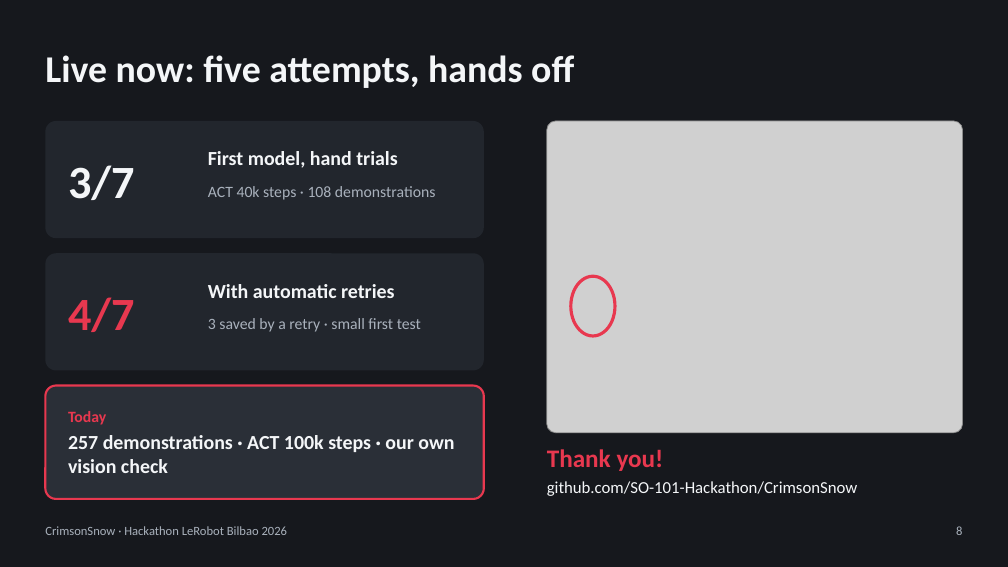
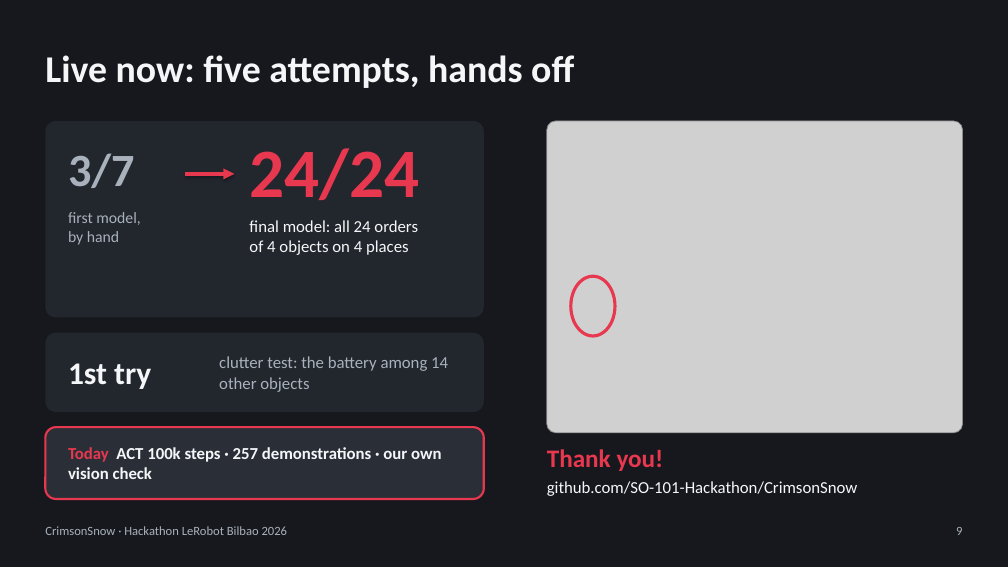
Before and after one commit to SO-101-Hackathon/CrimsonSnow, a slide deck: slide 9 of docs/presentation/CrimsonSnow-pitch.pptx (slide 8 before the commit). Drawn at 1008x567 pixels with LibreOffice and Linux fonts; fonts in the diff are those of the drawing; grey boxes stand for pictures. Boxes give left, top, right and bottom in pixels: in the first picture for what was removed or moved away, otherwise in the second. Text is boxed around its words. In the diff, an @@ line names an element or a change of style, - is before the commit and + after.

Commit message:
Record the whole test on video, clutter test, judges' video, test pages
- so demo / so try --record-video and the panel's "Record the full test"
  switch: overhead + wrist camera with the status on top, one H.264 file
  per session (sokit/demo.py, panel.py, panel.html, tests/test_video.py)
- Pitch deck: clutter test slide (battery among 14 other objects, first
  try) and 3/7 -> 24/24 on all arrangements
- 1-minute video for the judges, English and Spanish (--lang es):
  docs/presentation/build_video.py, Blender intro (intro.blend), Spanish
  voice-over script (guion-video-es.md)
- Test pages: all 24 arrangements, tapes 2 and 3, corner cases

```diff
--- a/docs/presentation/CrimsonSnow-pitch.pptx
+++ b/docs/presentation/CrimsonSnow-pitch.pptx
@@ rounded rectangle resized from (x1=45, y1=121, x2=484, y2=238) to (x1=45, y1=121, x2=484, y2=318) @@
@@ text "3/7" moved from (x1=68, y1=165, x2=135, y2=200) to (x1=68, y1=153, x2=135, y2=188) @@
@@ text "3/7" at (x1=68, y1=153, x2=135, y2=188): text colour #F4F6F8 to #A9B1BC; vertical alignment middle to top @@
@@ text added at (x1=249, y1=148, x2=419, y2=200), 66 pt, text #E8384F, bold @@
+24/24
@@ arrow added from (185, 174) to (234, 174), #E8384F 3.5 pt @@
@@ text removed at (x1=208, y1=186, x2=436, y2=200) @@
-ACT 40k steps · 108 demonstrations
@@ text at (x1=68, y1=212, x2=140, y2=245): text changed; size 19 to 15 pt; text colour #F4F6F8 to #A9B1BC; bold off @@
-First model, hand trials
+first model,
+by hand
@@ text added at (x1=249, y1=220, x2=418, y2=255), 16 pt, text #F4F6F8 @@
+final model: all 24 orders
+of 4 objects on 4 places
@@ text removed at (x1=68, y1=297, x2=135, y2=332) @@
-4/7
@@ text removed at (x1=208, y1=284, x2=395, y2=298) @@
-With automatic retries
@@ text removed at (x1=208, y1=318, x2=421, y2=332) @@
-3 saved by a retry · small first test
@@ proportions changed in 3 elements at (x1=45, y1=427, x2=484, y2=499), (x1=45, y1=121, x2=484, y2=318), (x1=45, y1=333, x2=484, y2=412) @@
@@ rounded rectangle resized from (x1=45, y1=253, x2=484, y2=371) to (x1=45, y1=333, x2=484, y2=412) @@
@@ text added at (x1=219, y1=356, x2=448, y2=392), 16 pt, text #A9B1BC @@
+clutter test: the battery among 14 other objects
@@ text added at (x1=68, y1=363, x2=151, y2=389), 30 pt, text #F4F6F8, bold @@
+1st try
@@ rounded rectangle resized from (x1=45, y1=386, x2=484, y2=499) to (x1=45, y1=427, x2=484, y2=499) @@
@@ text at (x1=68, y1=447, x2=441, y2=479): text changed; size 19 to 16 pt @@
-Today
-257 demonstrations · ACT 100k steps · our own vision check
+Today ACT 100k steps · 257 demonstrations · our own vision check
```
Also in this commit, not shown: 1 slide added, 20 other files.
